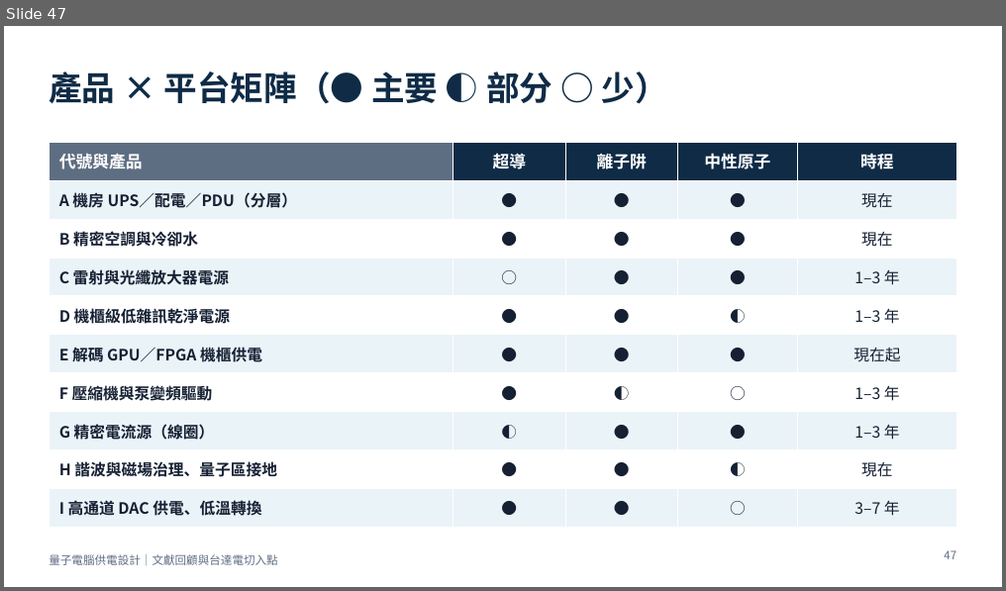
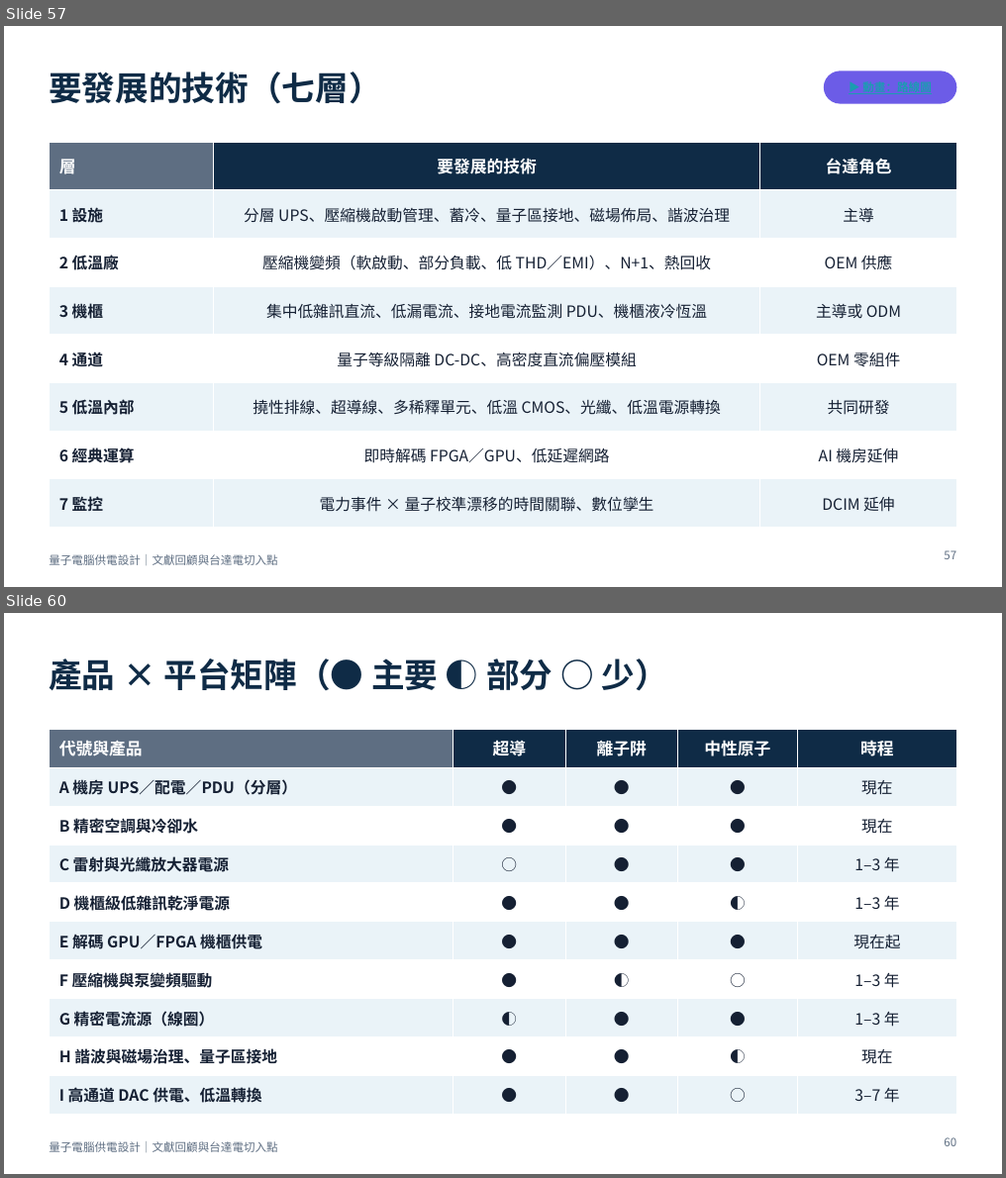
Before and after one commit to pcpcchen-coder/QuantumComputing, a slide deck: slides/output/qc-power-supply-delta.pptx. Shown one above the other, each under a label of ours: slide 47 before the commit, slides 57 and 60 after it; the slides between them are not shown. The pictures are 1006x591 and 1006x1178 pixels, drawn with LibreOffice and Linux fonts; fonts in the diff are those of the drawing. Boxes give left, top, right and bottom in pixels: in the first picture for what was removed or moved away, otherwise in the second. Text is boxed around its words. In the diff, an @@ line names an element or a change of style, - is before the commit and + after.

```diff
--- a/slides/output/qc-power-supply-delta.pptx
+++ b/slides/output/qc-power-supply-delta.pptx
@@ slide 57 added at [4, 26, 1002, 587], background #FFFFFF; not listed: 1 template element that a slide beside it also shows @@
@@ title added at [49, 72, 381, 104], 32 pt, text #0F2B46, bold @@
+要發展的技術（七層）
@@ rounded rectangle added at [824, 71, 957, 104], fill #6C5CE7 @@
@@ table added at [49, 142, 957, 516], 8 rows, 3 columns @@
+層 | 要發展的技術 | 台達角色
+1 設施 | 分層 UPS、壓縮機啟動管理、蓄冷、量子區接地、磁場佈局、諧波治理 | 主導
+2 低溫廠 | 壓縮機變頻（軟啟動、部分負載、低 THD／EMI）、N+1、熱回收 | OEM 供應
+3 機櫃 | 集中低雜訊直流、低漏電流、接地電流監測 PDU、機櫃液冷恆溫 | 主導或 ODM
+4 通道 | 量子等級隔離 DC-DC、高密度直流偏壓模組 | OEM 零組件
+5 低溫內部 | 撓性排線、超導線、多稀釋單元、低溫 CMOS、光纖、低溫電源轉換 | 共同研發
+6 經典運算 | 即時解碼 FPGA／GPU、低延遲網路 | AI 機房延伸
+7 監控 | 電力事件 × 量子校準漂移的時間關聯、數位孿生 | DCIM 延伸
@@ page number added at [944, 551, 956, 560], 11 pt, text #5E6E82 @@
+57
@@ what was slide 47 is now slide 60 @@
@@ page number at [944, 1138, 956, 1147]: text changed @@
-47
+60
```
Also in this commit, not shown: 4 slides changed, 12 other slides added, 10 other files.
